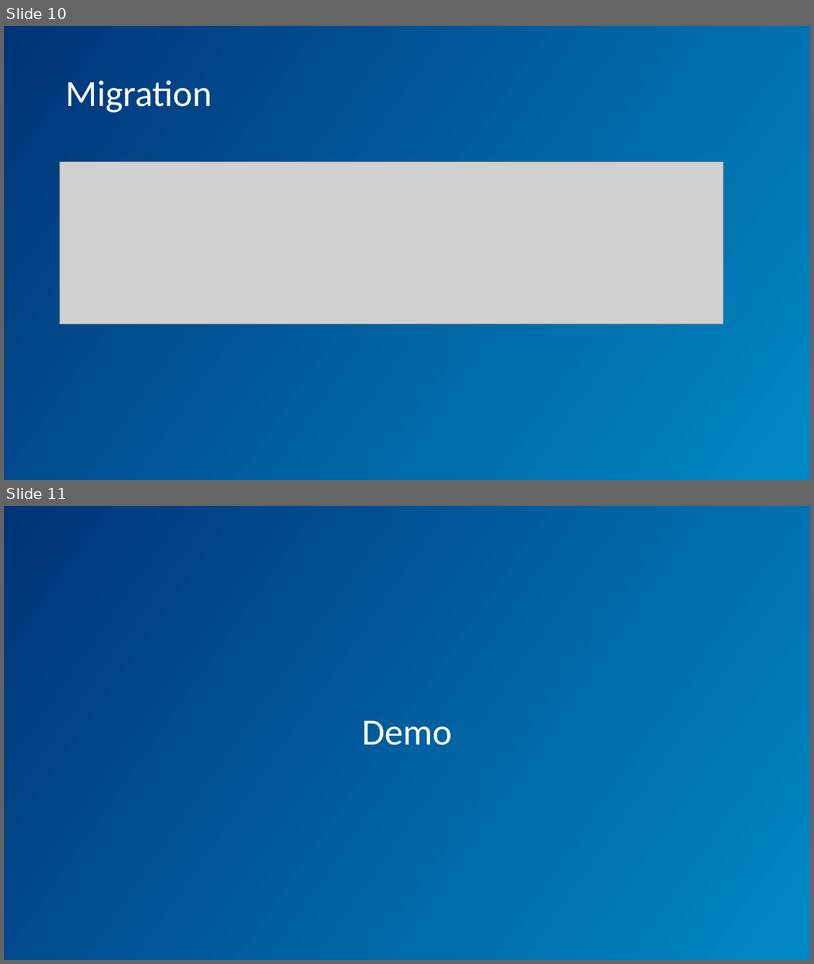
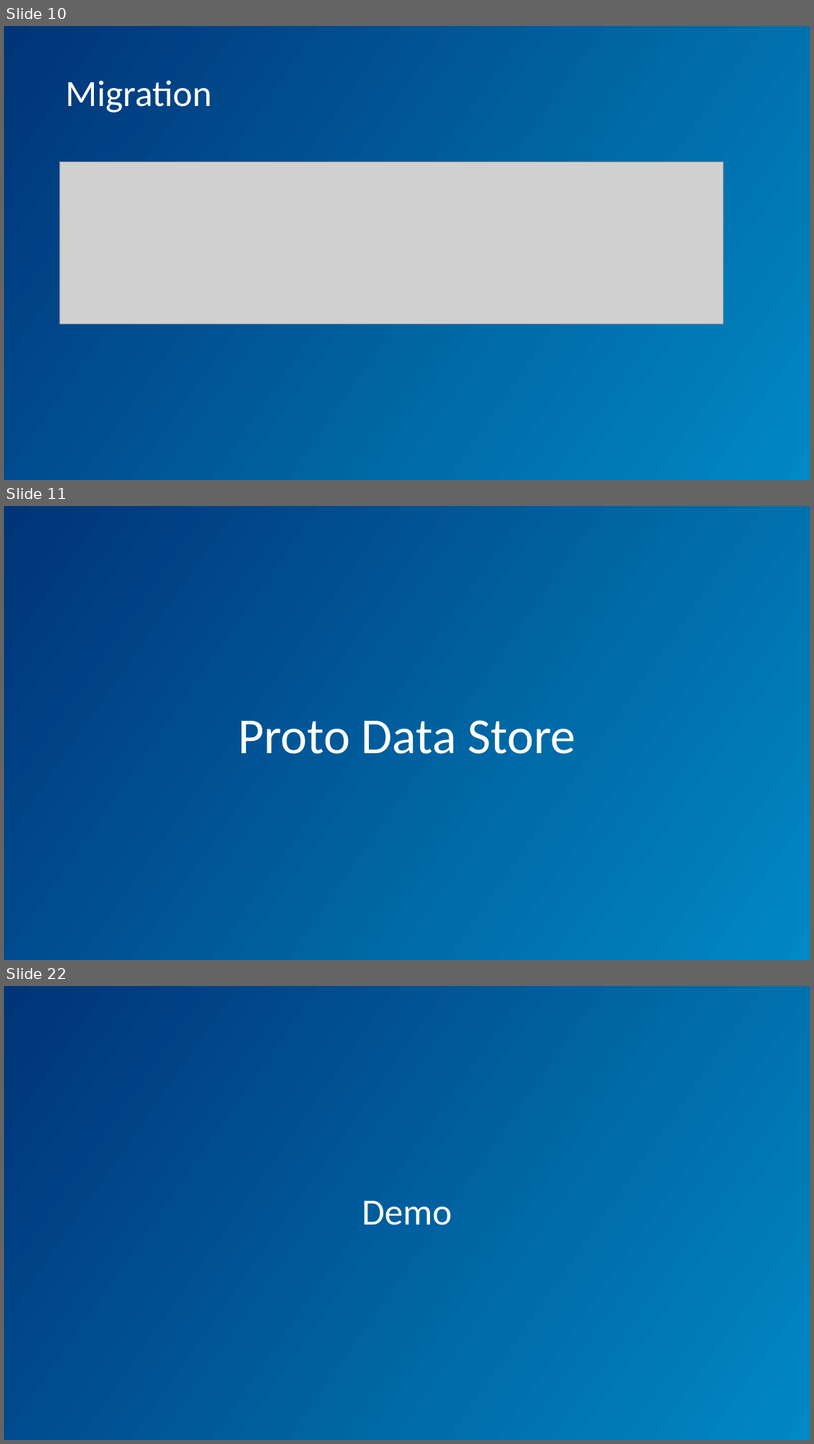
Before and after one commit to pratik-philips/DataStore-Android-Demo, a slide deck: DataStore.pptx. Shown one above the other, each under a label of ours: slides 10 and 11 before the commit, slides 10, 11 and 22 after it; the slides between them are not shown. The pictures are 814x964 and 814x1444 pixels, drawn with LibreOffice and Linux fonts; fonts in the diff are those of the drawing; grey boxes stand for pictures. Boxes give left, top, right and bottom in pixels: in the first picture for what was removed or moved away, otherwise in the second. Text is boxed around its words. In the diff, an @@ line names an element or a change of style, - is before the commit and + after.

```diff
--- a/DataStore.pptx
+++ b/DataStore.pptx
@@ slide 11 added at (4, 506, 810, 960), background gradient #003478 to #0089C4 @@
@@ title added at (238, 720, 576, 754), 60 pt, text #FFFFFF @@
+Proto Data Store
@@ what was slide 11 is now slide 22 @@
```
Also in this commit, not shown: 1 slide changed, 10 other slides added, 4 other files.
